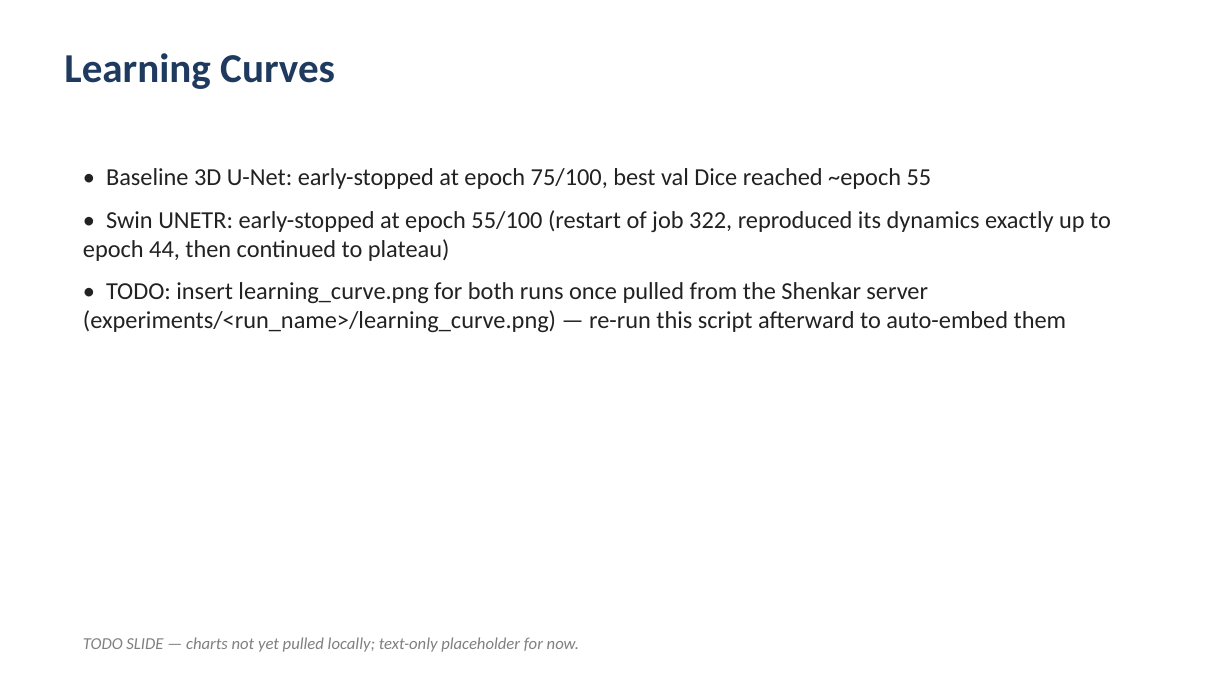
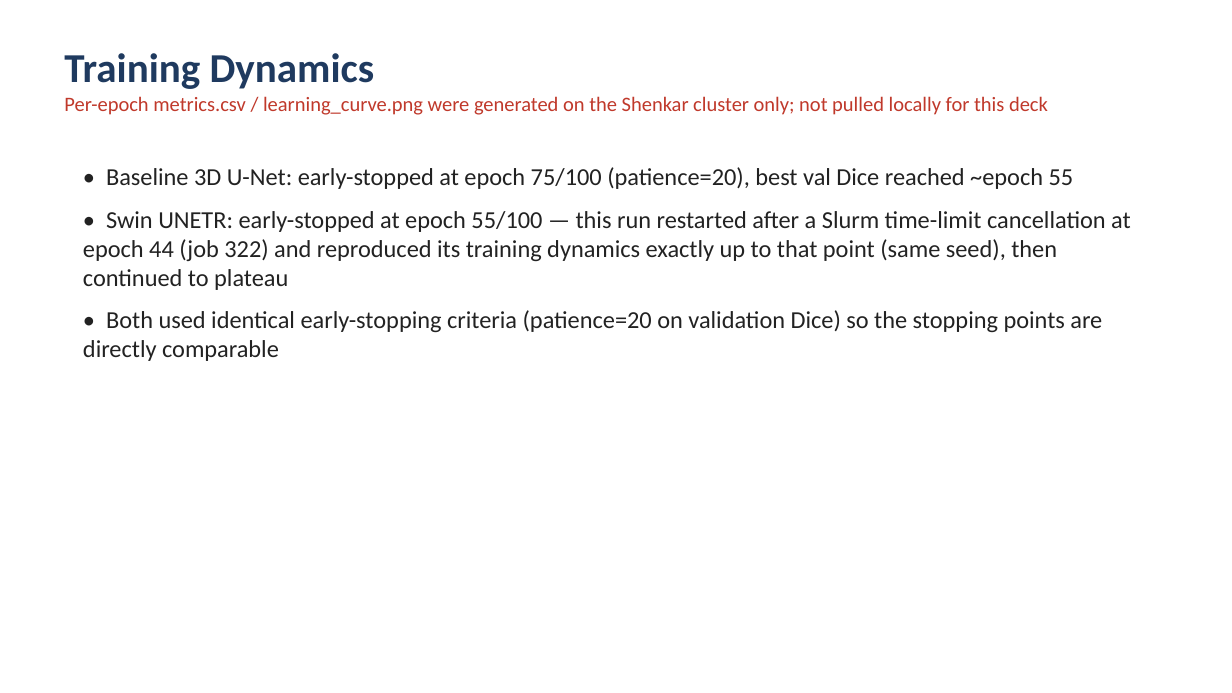
Before and after one commit to amiteliya1/Shenkar-AI-Final-Project, a slide deck: slide 6 of presentation/final_presentation.pptx. Drawn at 1232x693 pixels with LibreOffice and Linux fonts; fonts in the diff are those of the drawing. Boxes give left, top, right and bottom in pixels: in the first picture for what was removed or moved away, otherwise in the second. Text is boxed around its words. In the diff, an @@ line names an element or a change of style, - is before the commit and + after.

```diff
--- a/presentation/final_presentation.pptx
+++ b/presentation/final_presentation.pptx
@@ text at bbox=[64, 53, 1048, 115]: text changed; size 32 to 16 pt; text colour #1F3A5F to #C0392B; bold off @@
-Learning Curves
+Training Dynamics
+Per-epoch metrics.csv / learning_curve.png were generated on the Shenkar cluster only; not pulled locally for this deck
@@ text at bbox=[83, 167, 1131, 361]: text changed @@
-• Baseline 3D U-Net: early-stopped at epoch 75/100, best val Dice reached ~epoch 55
-• Swin UNETR: early-stopped at epoch 55/100 (restart of job 322, reproduced its dynamics exactly up to epoch 44, then continued to plateau)
-• TODO: insert learning_curve.png for both runs once pulled from the Shenkar server (experiments/<run_name>/learning_curve.png) — re-run this script afterward to auto-embed them
+• Baseline 3D U-Net: early-stopped at epoch 75/100 (patience=20), best val Dice reached ~epoch 55
+• Swin UNETR: early-stopped at epoch 55/100 — this run restarted after a Slurm time-limit cancellation at epoch 44 (job 322) and reproduced its training dynamics exactly up to that point (same seed), then continued to plateau
+• Both used identical early-stopping criteria (patience=20 on validation Dice) so the stopping points are directly comparable
@@ text removed at bbox=[83, 637, 579, 652] @@
-TODO SLIDE — charts not yet pulled locally; text-only placeholder for now.
```
Also in this commit, not shown: 2 other slides changed, 1 slide added, 1 slide removed, 4 other files.
